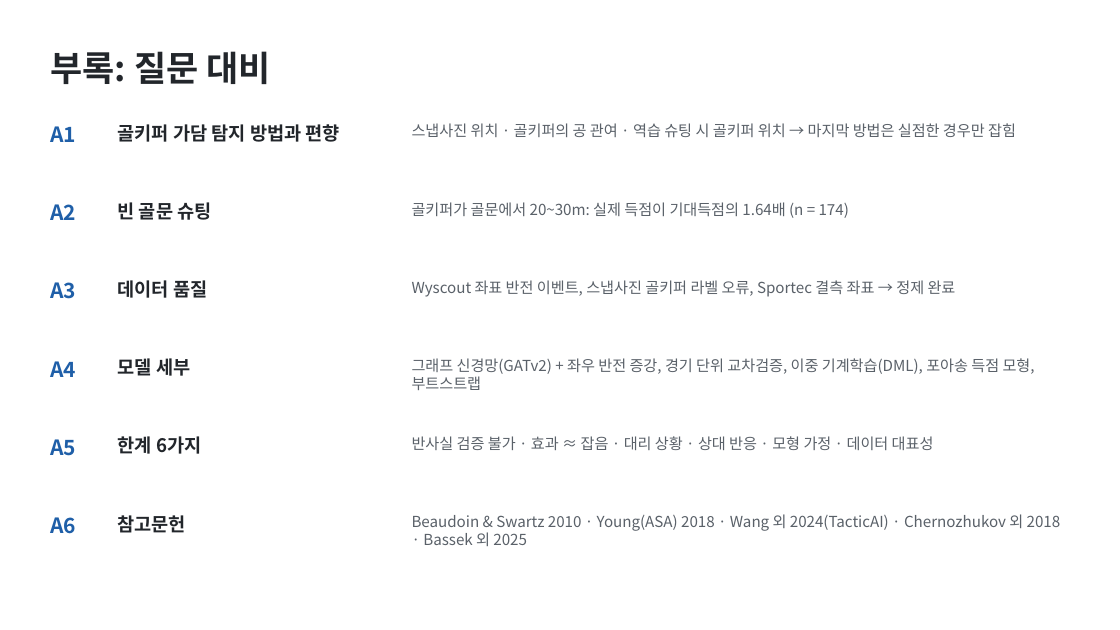
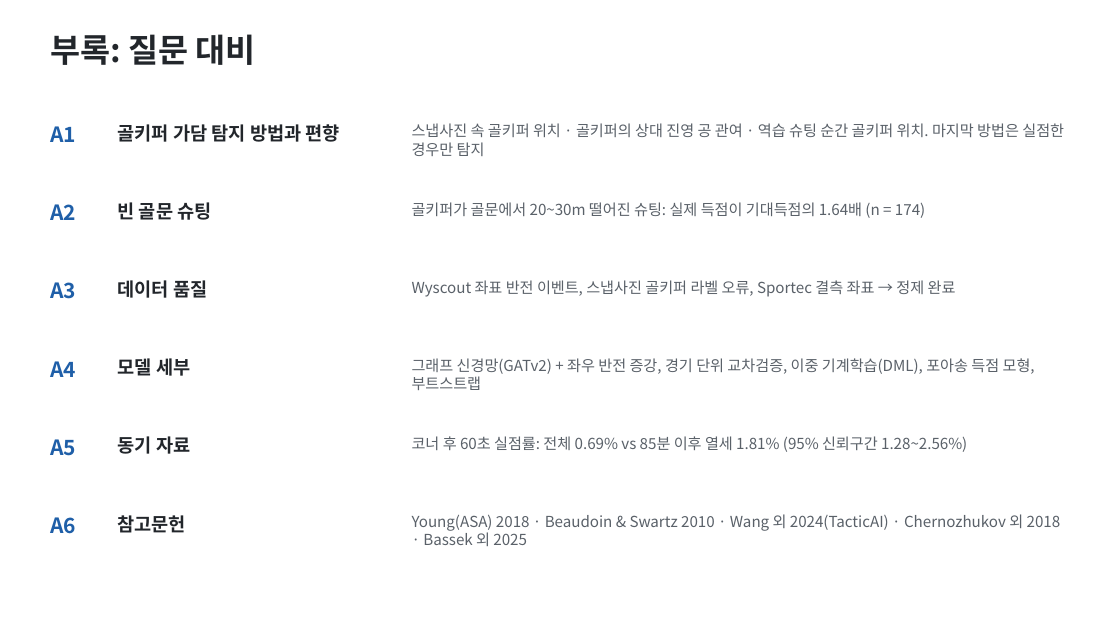
Before and after one commit to JJ1NNU/FootballDataAnalyticsProject, a slide deck: slide 12 of docs/slides/gk_corner_proposal.pptx (slide 13 before the commit). Drawn at 1120x630 pixels with LibreOffice and Linux fonts; fonts in the diff are those of the drawing. Boxes give left, top, right and bottom in pixels: in the first picture for what was removed or moved away, otherwise in the second. Text is boxed around its words. In the diff, an @@ line names an element or a change of style, - is before the commit and + after.

```diff
--- a/docs/slides/gk_corner_proposal.pptx
+++ b/docs/slides/gk_corner_proposal.pptx
@@ text "부록: 질문 대비" at <box>50,34,256,65</box>: size 30 to 28 pt; vertical alignment middle to top @@
@@ text at <box>412,123,1064,156</box>: text changed @@
-스냅사진 위치 · 골키퍼의 공 관여 · 역습 슈팅 시 골키퍼 위치 → 마지막 방법은 실점한 경우만 잡힘
+스냅사진 속 골키퍼 위치 · 골키퍼의 상대 진영 공 관여 · 역습 슈팅 순간 골키퍼 위치. 마지막 방법은 실점한 경우만 탐지
@@ text at <box>412,202,925,218</box>: text changed @@
-골키퍼가 골문에서 20~30m: 실제 득점이 기대득점의 1.64배 (n = 174)
+골키퍼가 골문에서 20~30m 떨어진 슈팅: 실제 득점이 기대득점의 1.64배 (n = 174)
@@ text at <box>118,436,190,454</box>: text changed @@
-한계 6가지
+동기 자료
@@ text at <box>412,436,967,452</box>: text changed @@
-반사실 검증 불가 · 효과 ≈ 잡음 · 대리 상황 · 상대 반응 · 모형 가정 · 데이터 대표성
+코너 후 60초 실점률: 전체 0.69% vs 85분 이후 열세 1.81% (95% 신뢰구간 1.28~2.56%)
@@ text at <box>412,514,1061,546</box>: text changed @@
-Beaudoin & Swartz 2010 · Young(ASA) 2018 · Wang 외 2024(TacticAI) · Chernozhukov 외 2018 · Bassek 외 2025
+Young(ASA) 2018 · Beaudoin & Swartz 2010 · Wang 외 2024(TacticAI) · Chernozhukov 외 2018 · Bassek 외 2025
```
Also in this commit, not shown: 3 other slides changed, 8 slides added, 9 slides removed, 3 other files.
